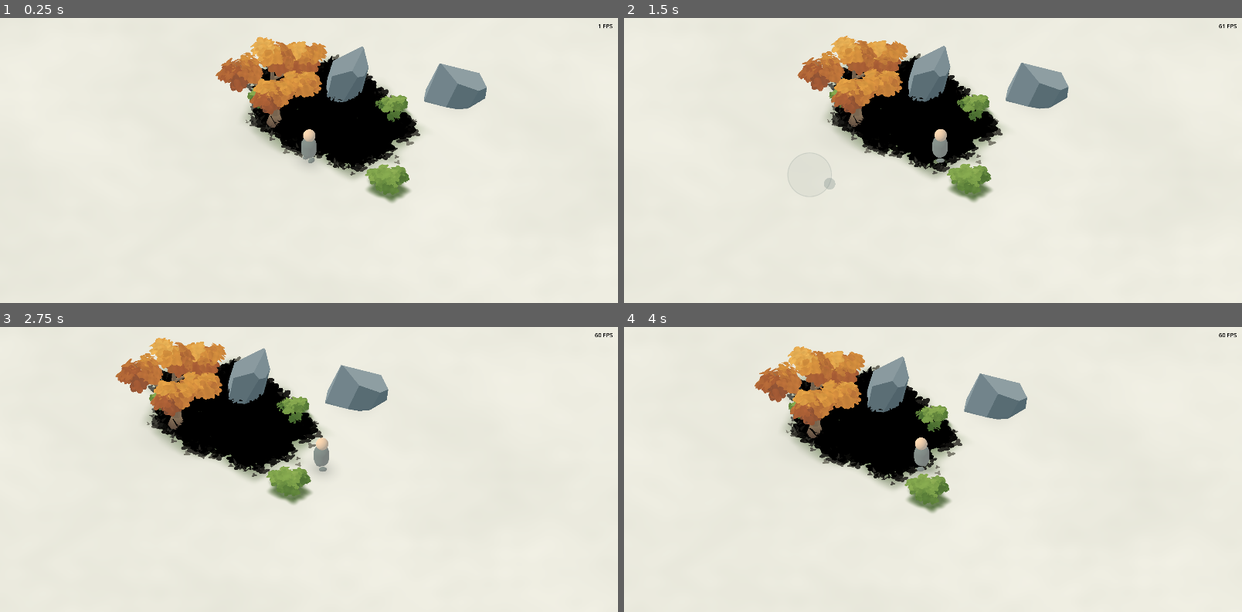
Above: before the commit, frames 1-4 (two rows, left to right).
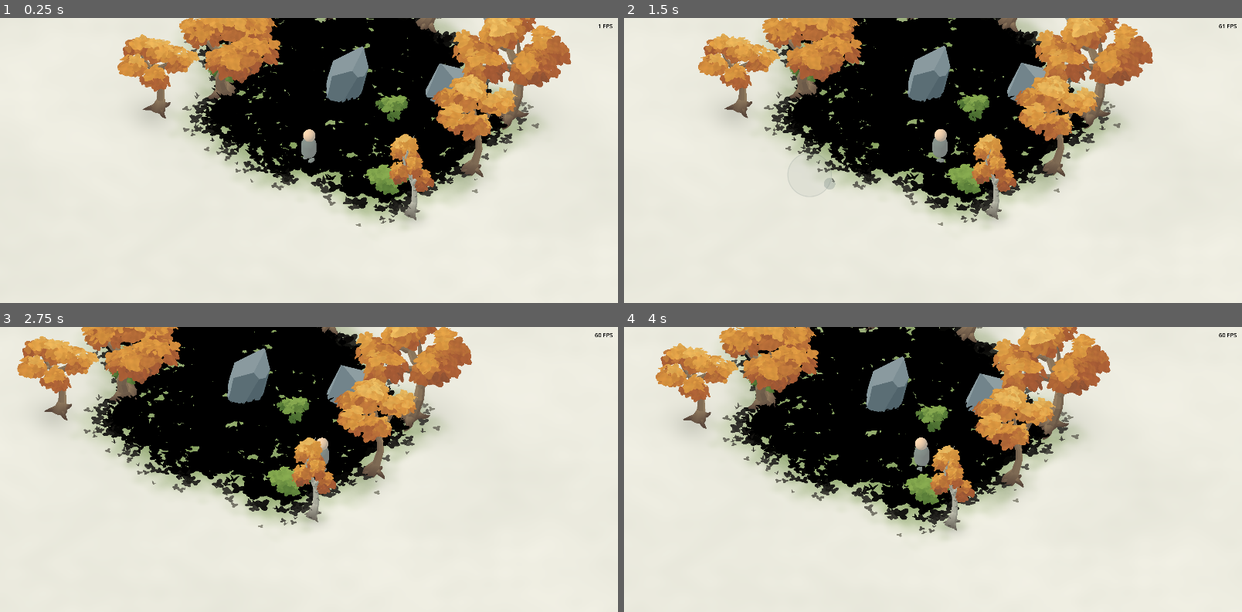
Above: after the commit, the same moments.

Repository: sorenair/memories
Game: Godot game, scene res://scenes/world/memory_world.tscn
Same seed, same stepped clock (60 frames per second), same inputs: the game is played once before the commit and once after it.
Inputs (mouse positions are in pixels of both pictures, inside the frame that each line leads up to):
- Up to frame 1 (0.25 s): no input
- Up to frame 2 (1.5 s): move the mouse to (1068, 146) at 0.52 s; hold D (move_right) 0.53-1.25 s; click (1068, 146) at 0.67 s; drag from (809, 174) to (902, 217) at 1.27 s
- Up to frame 3 (2.75 s): move the mouse to (370, 406) at 2.02 s; hold D (move_right) from 2.03 s (still down)
- Up to frame 4 (4 s): release D (move_right) at 2.75 s; drag from (902, 526) to (747, 426) at 2.77 s; move the mouse to (1118, 512) at 3.52 s; hold A (move_left) from 3.53 s (still down)

The runs differ from the first frame. In frame 1, 28% of the frame differs, in the area x 19-93%, y 0-74%; in frame 2, 28%; in frame 3, 27%; in frame 4, 29%, in the area x 5-79%, y 0-74%.

Commit message:
tree updates to trunk

Diff:
--- a/components/foliage/painterly_tree.gd
+++ b/components/foliage/painterly_tree.gd
@@ -182,8 +182,9 @@
 	var trunk_points: Array[Vector3] = []
 	var trunk_radii: Array[float] = []
 	for fraction in [0.0, 0.12, 0.26, 0.42, 0.60, 0.75, 0.88]:
-		trunk_points.append(_trunk_center(fraction * float(_variant.stem) / 0.88, lean, bend_direction))
-		trunk_radii.append(trunk_radius * float(_variant.trunk) * (1.75 if fraction == 0.0 else lerpf(1.10, 0.12, fraction / 0.88)))
+		var stem_fraction: float = fraction * float(_variant.stem) / 0.88
+		trunk_points.append(_trunk_center(stem_fraction, lean, bend_direction))
+		trunk_radii.append(trunk_radius * float(_variant.trunk) * (2.05 if fraction == 0.0 else lerpf(1.28, 0.12, fraction / 0.88)))
 	# Keep wood color randomness separate too, preserving existing canopy placement.
 	_tube(bark, trunk_points, trunk_radii, shape_rng)
 	for draw in range(29):
@@ -191,7 +192,8 @@
 	for root in range(5):
 		var angle := float(root) * TAU / 5.0 + rng.randf_range(-0.2, 0.2)
 		var out := Vector3(cos(angle), 0, sin(angle))
-		_tube(bark, [Vector3.UP * 0.28, out * trunk_radius * 1.8 + Vector3.UP * 0.075, out * trunk_radius * rng.randf_range(2.8, 3.8) + Vector3.UP * 0.012], [trunk_radius * 0.55, trunk_radius * 0.30, 0.006], rng)
+		_tube(bark, [Vector3.UP * 0.28, out * trunk_radius * 1.8 + Vector3.UP * 0.075, out * trunk_radius * rng.randf_range(2.8, 3.8) + Vector3.UP * 0.012], [trunk_radius * 0.55, trunk_radius * 0.30, 0.006], rng, false)
+	_grow_roots(bark, lean, bend_direction)
 	if tree_type == VARIANTS.Kind.PINE or tree_type == VARIANTS.Kind.CYPRESS:
 		_grow_conifer(bark, rng, transforms, tints, lean, bend_direction)
 	else:
@@ -234,7 +236,8 @@
 		_add_generated(body)
 
 func _grow_deciduous(bark: SurfaceTool, rng: RandomNumberGenerator, transforms: Array[Transform3D], tints: Array[Color], lean: Vector3, bend_direction: Vector3) -> void:
-	# Staggered branch-tip leaf masses preserve gaps and a readable fork silhouette.
+	# Canopy placement uses its original stream; wood grows from a separate skeleton.
+	var crown_centers: Array[Vector3] = []
 	for branch in range(branch_count):
 		var angle := float(branch) * 2.39996 + rng.randf_range(-0.22, 0.22)
 		var out := Vector3(cos(angle), 0, sin(angle))
@@ -251,7 +254,8 @@
 		var start_fraction := rng.randf_range(0.32, 0.53)
 		var start := _trunk_center(start_fraction, lean, bend_direction)
 		var elbow := start.lerp(center, 0.52) - Vector3.UP * tree_height * 0.08
-		_tube(bark, [start, elbow, center], [trunk_radius * 0.53, trunk_radius * 0.31, 0.018], rng)
+		_tube(bark, [start, elbow, center], [trunk_radius * 0.53, trunk_radius * 0.31, 0.018], rng, false)
+		crown_centers.append(center)
 		if tree_type == VARIANTS.Kind.WILLOW:
 			elbow.y += tree_height * 0.14
 		var radii := Vector3(crown_width * rng.randf_range(0.17, 0.22), tree_height * rng.randf_range(0.10, 0.14), crown_width * rng.randf_range(0.17, 0.23))
@@ -265,18 +269,98 @@
 		# Two finer forks connect into each leaf mass and remain visible through gaps.
 		for fork in range(2):
 			var tip := center + Vector3(rng.randf_range(-0.35, 0.35), rng.randf_range(0.03, 0.25), rng.randf_range(-0.35, 0.35))
-			_tube(bark, [elbow, elbow.lerp(tip, 0.65), tip], [trunk_radius * 0.22, trunk_radius * 0.10, 0.006], rng)
+			_tube(bark, [elbow, elbow.lerp(tip, 0.65), tip], [trunk_radius * 0.22, trunk_radius * 0.10, 0.006], rng, false)
 		if tree_type == VARIANTS.Kind.WILLOW:
 			_leaf_mass(center, radii, rng, transforms, tints, leaf_sprays_per_cluster / 3)
 			_hanging_foliage(center, radii, rng, transforms, tints)
 		else:
 			_leaf_mass(center, radii, rng, transforms, tints)
 	_leaf_mass(Vector3(-0.1, tree_height * 0.89, -0.05), Vector3(crown_width * float(_variant.width) * 0.23, tree_height * 0.12, crown_width * float(_variant.width) * 0.23), rng, transforms, tints)
-
-func _trunk_center(fraction: float, lean: Vector3, bend_direction: Vector3) -> Vector3:
+	_grow_scaffold(bark, crown_centers, lean, bend_direction)
+
+func _grow_roots(bark: SurfaceTool, lean: Vector3, bend_direction: Vector3) -> void:
+	# Three broad buttress roots share the limbs' taper and irregular sections.
+	# Their ends disappear below the floor instead of terminating in visible spikes.
+	var root_rng := RandomNumberGenerator.new()
+	root_rng.seed = tree_seed ^ 0x703B
+	var rotation := root_rng.randf() * TAU
+	var stem_radius := trunk_radius * float(_variant.trunk)
+	for root in range(3):
+		var angle := rotation + float(root) * TAU / 3.0 + root_rng.randf_range(-0.22, 0.22)
+		var outward := Vector3(cos(angle), 0, sin(angle))
+		var sideways := Vector3(-outward.z, 0, outward.x)
+		var start := _trunk_center(0.055, lean, bend_direction) + outward * stem_radius * 0.35
+		var reach := stem_radius * root_rng.randf_range(3.8, 5.2)
+		var bend := root_rng.randf_range(-0.22, 0.22) * reach
+		var thickness := stem_radius * root_rng.randf_range(0.85, 1.05)
+		var points: Array[Vector3] = []
+		var radii: Array[float] = []
+		for index in range(6):
+			var t := float(index) / 5.0
+			var point := start + outward * reach * t + sideways * sin(t * PI) * bend
+			point.y = lerpf(start.y, -thickness * 0.45, sin(t * PI * 0.5))
+			points.append(point)
+			radii.append(thickness * lerpf(1.0, 0.12, t))
+		_tube(bark, points, radii, root_rng)
+
+func _grow_scaffold(bark: SurfaceTool, centers: Array[Vector3], lean: Vector3, bend_direction: Vector3) -> void:
+	# Three unequal leaders replace the radial hub of twigs. Each leader supports
+	# a sector of the existing crown, sharing its lower limb with secondary growth.
+	var wood_rng := RandomNumberGenerator.new()
+	wood_rng.seed = tree_seed ^ 0xBA49
+	var rotation := wood_rng.randf() * TAU
+	var groups: Array = [[], [], []]
+	for center in centers:
+		var angle := fposmod(atan2(center.z, center.x) - rotation, TAU)
+		groups[mini(2, int(angle / (TAU / 3.0)))].append(center)
+	for leader in range(3):
+		var group: Array = groups[leader]
+		if group.is_empty():
+			continue
+		var average := Vector3.ZERO
+		for center in group:
+			average += Vector3(center)
+		average /= float(group.size())
+		var fraction := 0.34 + float(leader) * 0.075 + wood_rng.randf_range(-0.025, 0.025)
+		var start := _trunk_center(fraction, lean, bend_direction)
+		var joint := start.lerp(average, 0.58)
+		joint.y += tree_height * (0.07 if tree_type == VARIANTS.Kind.WILLOW else 0.015)
+		var radius := trunk_radius * float(_variant.trunk) * wood_rng.randf_range(0.78, 1.02)
+		# A single flowing path carries the thick leader into the crown.
+		var destination := Vector3(group[0])
+		_organic_limb(bark, start, destination, radius, wood_rng, joint)
+		for index in range(1, group.size()):
+			var fork_start := start.lerp(joint, 0.88)
+			_organic_limb(bark, fork_start, Vector3(group[index]), radius * 0.60, wood_rng)
+
+func _organic_limb(bark: SurfaceTool, start: Vector3, tip: Vector3, radius: float, rng: RandomNumberGenerator, joint: Vector3 = Vector3.INF) -> void:
+	var reach := tip - start
+	var sideways := Vector3(-reach.z, 0, reach.x).normalized()
+	var bend := sideways * reach.length() * rng.randf_range(-0.13, 0.13)
+	var control_a := start + reach * 0.24 + Vector3.UP * tree_height * 0.065 + bend
+	var control_b := start + reach * 0.66 - bend * 0.6
+	if joint.is_finite():
+		control_a = start.lerp(joint, 0.8) + bend
+		control_b = joint.lerp(tip, 0.38) - bend * 0.4
+	var points: Array[Vector3] = []
+	var radii: Array[float] = []
+	for index in range(6):
+		var t := float(index) / 5.0
+		var u := 1.0 - t
+		points.append(start * u * u * u + control_a * 3.0 * u * u * t + control_b * 3.0 * u * t * t + tip * t * t * t)
+		radii.append(radius * lerpf(1.0, 0.15, t) * (1.0 + sin(t * PI) * 0.10))
+	_tube(bark, points, radii, rng)
+
+func _canopy_anchor(fraction: float, lean: Vector3, bend_direction: Vector3) -> Vector3:
+	# Preserve the approved evergreen placement independently of wood curvature.
 	var sideways := Vector3(-bend_direction.z, 0, bend_direction.x)
 	var curve := bend_direction * sin(fraction * PI) + sideways * sin(fraction * TAU) * 0.30
 	return Vector3.UP * fraction * tree_height + curve * trunk_bend * tree_height + lean * fraction * fraction * 1.8
+
+func _trunk_center(fraction: float, lean: Vector3, bend_direction: Vector3) -> Vector3:
+	var sideways := Vector3(-bend_direction.z, 0, bend_direction.x)
+	var curve := bend_direction * sin(fraction * PI) + sideways * (sin(fraction * TAU) * 0.48 + sin(fraction * PI * 3.0) * 0.16)
+	return Vector3.UP * fraction * tree_height + curve * trunk_bend * tree_height * (0.65 if tree_type >= VARIANTS.Kind.PINE else 1.35) + lean * fraction * fraction * 1.8
 
 func _add_generated(node: Node) -> void:
 	node.set_meta(&"generated_tree", true)
@@ -307,7 +391,7 @@
 	shadow.position = Vector3(0.15, 0.016, 0.15)
 	_add_generated(shadow)
 
-func _tube(surface: SurfaceTool, points: Array[Vector3], radii: Array, rng: RandomNumberGenerator) -> void:
+func _tube(surface: SurfaceTool, points: Array[Vector3], radii: Array, rng: RandomNumberGenerator, emit_geometry: bool = true) -> void:
 	var rings: Array[PackedVector3Array] = []
 	var twist := rng.randf() * TAU
 	for index in range(points.size()):
@@ -320,12 +404,16 @@
 		var ring := PackedVector3Array()
 		for segment in range(7):
 			var angle := float(segment) * TAU / 7.0 + twist
-			ring.append(points[index] + (side * cos(angle) + up * sin(angle)) * float(radii[index]))
+			# Uneven oval sections give painted ridges without noisy bark textures.
+			var ridge := 1.0 + sin(angle * 3.0 + twist) * 0.065
+			ring.append(points[index] + (side * cos(angle) * 1.08 + up * sin(angle) * 0.94) * float(radii[index]) * ridge)
 		rings.append(ring)
 	for index in range(rings.size() - 1):
 		for segment in range(7):
 			var next := (segment + 1) % 7
 			var tint := rng.randf_range(0.0, 0.12)
+			if not emit_geometry:
+				continue
 			_bark_face(surface, rings[index][segment], rings[index + 1][segment], rings[index + 1][next], tint)
 			_bark_face(surface, rings[index][segment], rings[index + 1][next], rings[index][next], tint)
 
@@ -391,7 +479,7 @@
 		var radius := width * 0.43 * pow(1.0 - progress, 0.85)
 		if cypress:
 			radius = width * (0.30 + sin(progress * PI) * 0.10) * (1.0 - smoothstep(0.65, 1.1, progress))
-		var start := _trunk_center(height, lean, bend_direction)
+		var start := _canopy_anchor(height, lean, bend_direction)
 		var tier_density := leaf_sprays_per_cluster
 		if cypress:
 			tier_density = leaf_sprays_per_cluster / 2 + (1 if level % 2 < leaf_sprays_per_cluster % 2 else 0)
@@ -403,12 +491,17 @@
 			var out := Vector3(cos(angle), 0, sin(angle))
 			var center := start + out * radius * 0.70 - Vector3.UP * tree_height * 0.025
 			var elbow := start.lerp(center, 0.55) + Vector3.UP * tree_height * 0.025
-			_tube(bark, [start, elbow, center], [trunk_radius * 0.30 * (1.0 - progress * 0.6), 0.018, 0.005], rng)
+			_tube(bark, [start, elbow, center], [trunk_radius * 0.30 * (1.0 - progress * 0.6), 0.018, 0.005], rng, false)
+			# Only a few substantial boughs are visible beneath the evergreen masses.
+			if level % (4 if cypress else 2) == 0 and bough % 2 == 0:
+				var wood_rng := RandomNumberGenerator.new()
+				wood_rng.seed = tree_seed ^ (level * 137 + bough * 31 + 0xA27)
+				_organic_limb(bark, _trunk_center(height, lean, bend_direction), center, trunk_radius * float(_variant.trunk) * (0.65 - progress * 0.35), wood_rng)
 			var radii := Vector3(radius * 0.34, tree_height * (0.055 if cypress else 0.045), radius * 0.34)
 			var count := outer_density / 4 + (1 if bough < outer_density % 4 else 0)
 			_leaf_mass(center, radii, rng, transforms, tints, count)
 	for tip_layer in range(3):
-		var tip := _trunk_center(0.84 + float(tip_layer) * 0.07, lean, bend_direction)
+		var tip := _canopy_anchor(0.84 + float(tip_layer) * 0.07, lean, bend_direction)
 		var taper := 1.0 - float(tip_layer) * 0.32
 		var count := leaf_sprays_per_cluster / 3 + (1 if tip_layer < leaf_sprays_per_cluster % 3 else 0)
 		_leaf_mass(tip, Vector3(width * 0.10 * taper, tree_height * 0.04, width * 0.10 * taper), rng, transforms, tints, count, taper)
--- a/components/foliage/painterly_tree.tscn
+++ b/components/foliage/painterly_tree.tscn
@@ -5,5 +5,4 @@
 [node name="PainterlyTree" type="Node3D"]
 script = ExtResource("1")
 palette_preset = 3
-tree_type = 1
-tree_seed = 89
+tree_seed = 88
--- a/components/foliage/shaders/ground_wash.gdshader
+++ b/components/foliage/shaders/ground_wash.gdshader
@@ -31,8 +31,12 @@
 	float edge = 1.0 - smoothstep(0.62, 1.09, radius + (mottling - 0.5) * 0.12);
 	float meadow = sin(p.x * 0.9 + shape_phase) * cos(p.y * 1.1 - shape_phase) * 0.5 + 0.5;
 	float brush = floor(noise(p * vec2(9.0, 15.0)) * 4.0) / 3.0;
-	vec3 pigment = mix(root_color.rgb, shade_color.rgb, meadow * 0.65 + mottling * 0.35);
-	pigment = mix(pigment, leaf_color.rgb, brush * 0.13);
+	// Ground pigment is a mid-tone painted surface. Dark root colors belong
+	// to foliage crevices; over cream they made this translucent wash look gray.
+	float ground_mix = 0.48 + meadow * 0.20 + mottling * 0.12;
+	vec3 pigment = mix(shade_color.rgb, leaf_color.rgb, ground_mix);
+	pigment = mix(pigment, root_color.rgb, 0.06);
+	pigment = mix(pigment, sun_color.rgb, brush * 0.08);
 	ALBEDO = pigment;
 	float haze = smoothstep(25.0, 60.0, length((VIEW_MATRIX * vec4(world_position, 1.0)).xyz));
 	ALPHA = edge * mix(0.68, 0.92, mottling) * (1.0 - haze);
--- a/scenes/memories/foliage_demo.tscn
+++ b/scenes/memories/foliage_demo.tscn
@@ -8,7 +8,7 @@
 
 [node name="Memory" instance=ExtResource("1")]
 memory_id = &"foliage_demo"
-display_name = "A little meadow"
+display_name = "A forest clearing"
 
 [node name="Entry" parent="." index="0"]
 transform = Transform3D(1, 0, 0, 0, 1, 0, 0, 0, 1, 0.8, 0, 1.1)
@@ -17,11 +17,16 @@
 transform = Transform3D(1, 0, 0, 0, 1, 0, 0, 0, 1, 0, 0, -20)
 
 [node name="Meadow" parent="Environment" index="0" instance=ExtResource("2")]
-transform = Transform3D(1, 0, 0, 0, 1, 0, 0, 0, 1, -0.4, 0, -1.1)
+transform = Transform3D(1, 0, 0, 0, 1, 0, 0, 0, 1, -0.4, 0, -2.1)
+patch_size = Vector2(13, 11)
 patch_seed = 28
+tufts_per_square_meter = 12.0
+leaves_per_square_meter = 26.0
+grass_height = 0.24
 
 [node name="MeadowTree" parent="Environment" index="1" instance=ExtResource("3")]
-transform = Transform3D(1, 0, 0, 0, 1, 0, 0, 0, 1, -1.4, 0, 0.6)
+transform = Transform3D(1, 0, 0, 0, 1, 0, 0, 0, 1, -3.8, 0, 0.6)
+tree_type = 1
 tree_height = 3.7
 crown_width = 3.1
 branch_count = 4
@@ -37,7 +42,7 @@
 sprays_per_mass = 42
 
 [node name="TreeBaseBush" parent="Environment" index="4" instance=ExtResource("4")]
-transform = Transform3D(1, 0, 0, 0, 1, 0, 0, 0, 1, -2.35, 0, 0.1)
+transform = Transform3D(1, 0, 0, 0, 1, 0, 0, 0, 1, -4.3, 0, 0.1)
 bush_seed = 289
 footprint = Vector2(1.1, 0.9)
 bush_height = 0.65
@@ -50,3 +55,70 @@
 [node name="MeadowBoulder2" parent="Environment" index="6" instance=ExtResource("5")]
 transform = Transform3D(1, 0, 0, 0, 1, 0, 0, 0, 1, 2.17693, 0, -5.01596)
 shape_profile = 4
+
+[node name="WestGrove" parent="Environment" index="7" instance=ExtResource("3")]
+transform = Transform3D(0.949235, 0, 0.314567, 0, 1, 0, -0.314567, 0, 0.949235, -5.1, 0, -2.2)
+tree_seed = 103
+tree_height = 4.2
+crown_width = 3.1
+branch_count = 5
+leaf_sprays_per_cluster = 78
+
+[node name="NorthwestOak" parent="Environment" index="8" instance=ExtResource("3")]
+transform = Transform3D(0.900447, 0, -0.434966, 0, 1, 0, 0.434966, 0, 0.900447, -4, 0, -5.1)
+tree_type = 1
+tree_seed = 119
+tree_height = 4.8
+crown_width = 3.5
+branch_count = 5
+leaf_sprays_per_cluster = 80
+
+[node name="NorthernCrown" parent="Environment" index="9" instance=ExtResource("3")]
+transform = Transform3D(0.825336, 0, 0.564642, 0, 1, 0, -0.564642, 0, 0.825336, -1.3, 0, -6.7)
+tree_seed = 147
+tree_height = 5.2
+crown_width = 3.7
+leaf_sprays_per_cluster = 80
+
+[node name="NorthernBirch" parent="Environment" index="10" instance=ExtResource("3")]
+transform = Transform3D(0.980067, 0, -0.198669, 0, 1, 0, 0.198669, 0, 0.980067, 1.5, 0, -7.1)
+tree_type = 2
+tree_seed = 166
+tree_height = 4.7
+crown_width = 3.2
+branch_count = 5
+leaf_sprays_per_cluster = 72
+
+[node name="NortheastOak" parent="Environment" index="11" instance=ExtResource("3")]
+transform = Transform3D(0.62161, 0, 0.783327, 0, 1, 0, -0.783327, 0, 0.62161, 4, 0, -5.5)
+tree_type = 1
+tree_seed = 184
+tree_height = 4.6
+crown_width = 3.3
+branch_count = 5
+leaf_sprays_per_cluster = 80
+
+[node name="EastGrove" parent="Environment" index="12" instance=ExtResource("3")]
+transform = Transform3D(0.764842, 0, -0.644218, 0, 1, 0, 0.644218, 0, 0.764842, 5.1, 0, -2.5)
+tree_seed = 207
+tree_height = 4.0
+crown_width = 3.0
+branch_count = 5
+leaf_sprays_per_cluster = 78
+
+[node name="EastBirch" parent="Environment" index="13" instance=ExtResource("3")]
+transform = Transform3D(0.877583, 0, 0.479426, 0, 1, 0, -0.479426, 0, 0.877583, 5.3, 0, 0.6)
+tree_type = 2
+tree_seed = 229
+tree_height = 3.7
+crown_width = 3.0
+branch_count = 5
+leaf_sprays_per_cluster = 72
+
+[node name="WestEntrance" parent="Environment" index="14" instance=ExtResource("3")]
+transform = Transform3D(0.62161, 0, -0.783327, 0, 1, 0, 0.783327, 0, 0.62161, -4.8, 0, 3)
+tree_seed = 241
+tree_height = 3.2
+crown_width = 2.7
+branch_count = 4
+leaf_sprays_per_cluster = 80
--- a/tests/foliage_palettes.gd
+++ b/tests/foliage_palettes.gd
@@ -17,7 +17,8 @@
 		for node in nodes:
 			if node is MultiMeshInstance3D:
 				buffers.append(node.multimesh.buffer.duplicate())
-		check(component.palette_preset == 1, component_name + ": default selector must be Summer Meadow")
+		# Component scenes may carry any authored season or custom colors.
+		check(component.palette_preset >= 0 and component.palette_preset <= 9, component_name + ": authored palette selection must be valid")
 		for preset in range(1, 10):
 			component.palette_preset = preset
 			check(component.palette_preset == preset, "Selector must retain selected preset")
--- a/tests/tree_variants.gd
+++ b/tests/tree_variants.gd
@@ -13,6 +13,8 @@
 		quit(1)
 		return
 	var tree: PainterlyTree = load("res://components/foliage/painterly_tree.tscn").instantiate()
+	# Fix the comparison seed independently of authoring edits to the component scene.
+	tree.tree_seed = 84
 	root.add_child(tree)
 	var signatures: Array[Vector3] = []
 	for kind in range(6):
@@ -23,6 +25,10 @@
 		var original := multimesh.buffer.duplicate()
 		var foliage: PackedVector3Array = multimesh.mesh.surface_get_arrays(0)[Mesh.ARRAY_VERTEX]
 		var bark: PackedVector3Array = tree.get_node("TrunkAndBranches").mesh.surface_get_arrays(0)[Mesh.ARRAY_VERTEX]
+		var valid_wood := true
+		for point in bark:
+			valid_wood = valid_wood and point.is_finite()
+		check(valid_wood, "Organic limbs must have finite geometry")
 		var triangles := multimesh.instance_count * foliage.size() / 3 + bark.size() / 3
 		check(triangles < 30000, "Default variant must remain below 30k triangles")
 		check(multimesh.instance_count == (tree.branch_count + 1) * tree.leaf_sprays_per_cluster, "Variants must preserve the leaf-density budget")
Binary file added: docs/forest-clearing-overview.png
Not shown, added: docs/forest-clearing-overview.png.import
Binary file added: docs/forest-clearing.png
Not shown, added: docs/forest-clearing.png.import
Binary file changed: docs/tree-variants.png
Not shown, changed: README.md
Not shown, changed: components/foliage/README.md
Not shown, changed: components/foliage/TREES.md
